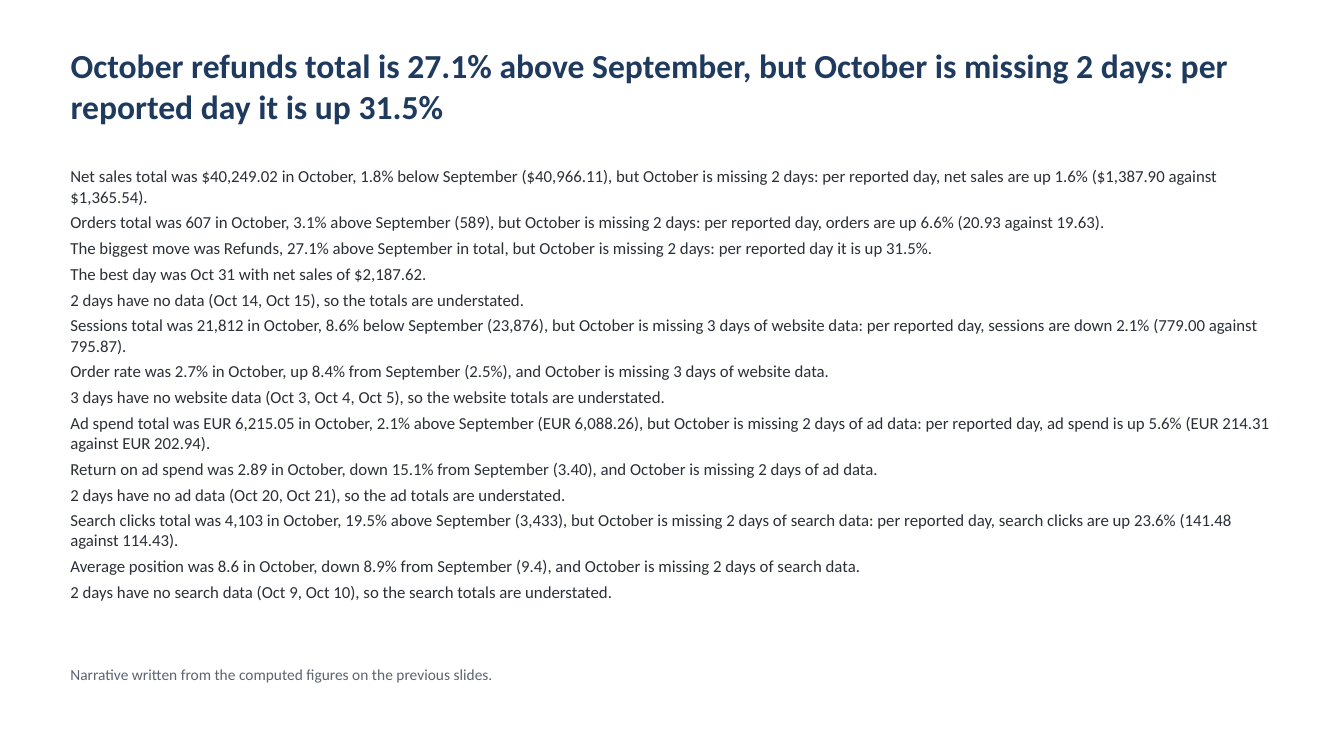
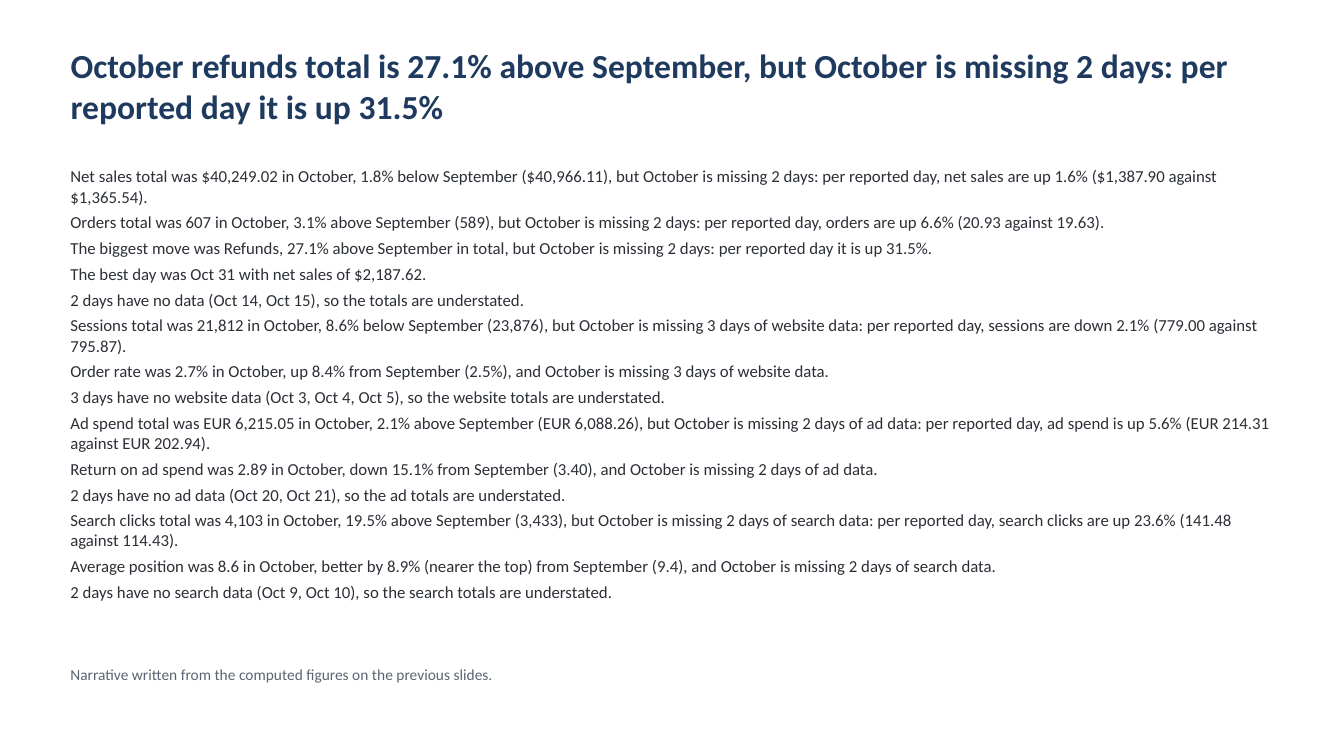
Before and after one commit to Exalt24/api-analytics-hub, a slide deck: slide 9 of docs/monthly-report-sample/report_2026-10.pptx. Drawn at 1344x756 pixels with LibreOffice and Linux fonts; fonts in the diff are those of the drawing. Boxes give left, top, right and bottom in pixels: in the first picture for what was removed or moved away, otherwise in the second. Text is boxed around its words. In the diff, an @@ line names an element or a change of style, - is before the commit and + after.

Commit message:
Cut a long search key in the middle and word a worse average position as worse
A key longer than the cell kept only its first 27 characters, so five pages of one site and three long queries each printed as one text; it now keeps the start and the last 15 characters, where addresses and queries differ. The narrative said an average position that went from 6.0 to 9.0 was up 50.0%, which reads as a gain, so position and cost per click, where a lower number is better, now say worse or better with what that means, and the sample deck and the eight golden decks change only on that one line.

```diff
--- a/docs/monthly-report-sample/report_2026-10.pptx
+++ b/docs/monthly-report-sample/report_2026-10.pptx
@@ text at box(70, 560, 996, 575): text changed @@
-Average position was 8.6 in October, down 8.9% from September (9.4), and October is missing 2 days of search data.
+Average position was 8.6 in October, better by 8.9% (nearer the top) from September (9.4), and October is missing 2 days of search data.
```
Also in this commit, not shown: 20 other files.
